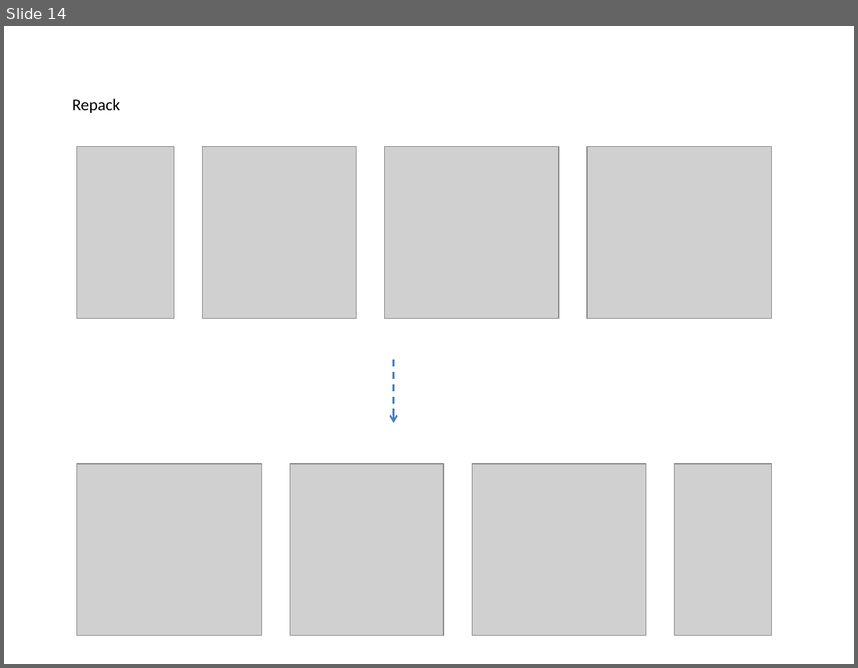
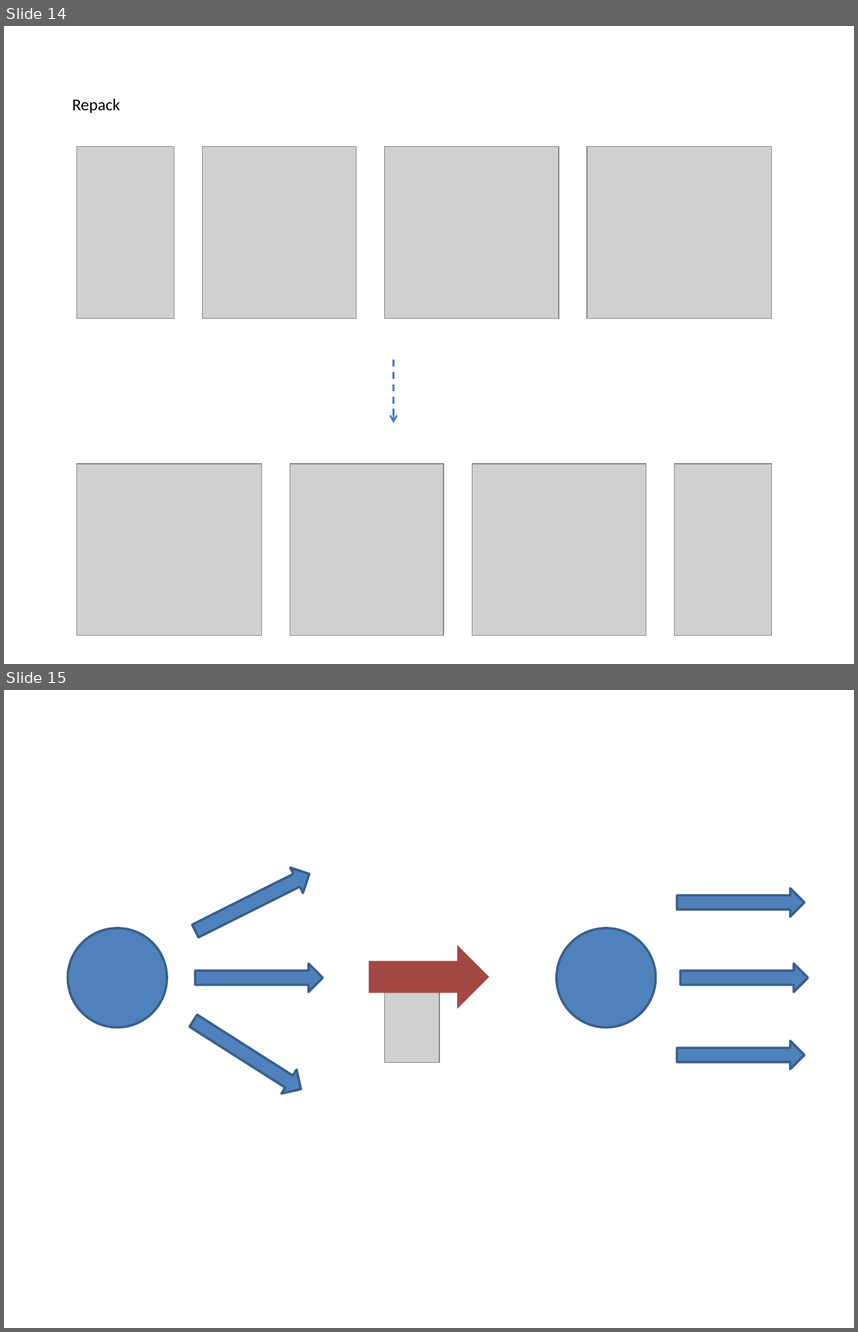
Before and after one commit to PowerPointLabs/PowerPointLabs, a slide deck: doc/Examples-PositionsLab.pptx. Shown one above the other, each under a label of ours: slide 14 before the commit, slides 14 and 15 after it. The pictures are 858x668 and 858x1332 pixels, drawn with LibreOffice and Linux fonts; fonts in the diff are those of the drawing; grey boxes stand for pictures. Boxes give left, top, right and bottom in pixels: in the first picture for what was removed or moved away, otherwise in the second. Text is boxed around its words. In the diff, an @@ line names an element or a change of style, - is before the commit and + after.

```diff
--- a/doc/Examples-PositionsLab.pptx
+++ b/doc/Examples-PositionsLab.pptx
@@ slide 15 added at (4,690,854,1328), background #FFFFFF @@
@@ right arrow added at (189,861,315,943), fill #4F81BD, outline #3A5F8C 2 pt @@
@@ right arrow added at (677,888,805,916), fill #4F81BD, outline #3A5F8C 2 pt @@
@@ ellipse added at (67,928,168,1027), fill #4F81BD, outline #3A5F8C 2 pt @@
@@ ellipse added at (557,928,656,1027), fill #4F81BD, outline #3A5F8C 2 pt @@
@@ down arrow added at (368,945,489,1008), fill #A34742 @@
@@ right arrow added at (195,964,323,992), fill #4F81BD, outline #3A5F8C 2 pt @@
@@ right arrow added at (681,964,808,992), fill #4F81BD, outline #3A5F8C 2 pt @@
@@ picture added at (385,992,440,1061) @@
@@ right arrow added at (185,1008,308,1101), fill #4F81BD, outline #3A5F8C 2 pt @@
@@ right arrow added at (677,1041,805,1068), fill #4F81BD, outline #3A5F8C 2 pt @@
```
Also in this commit, not shown: 1 other slide added.
